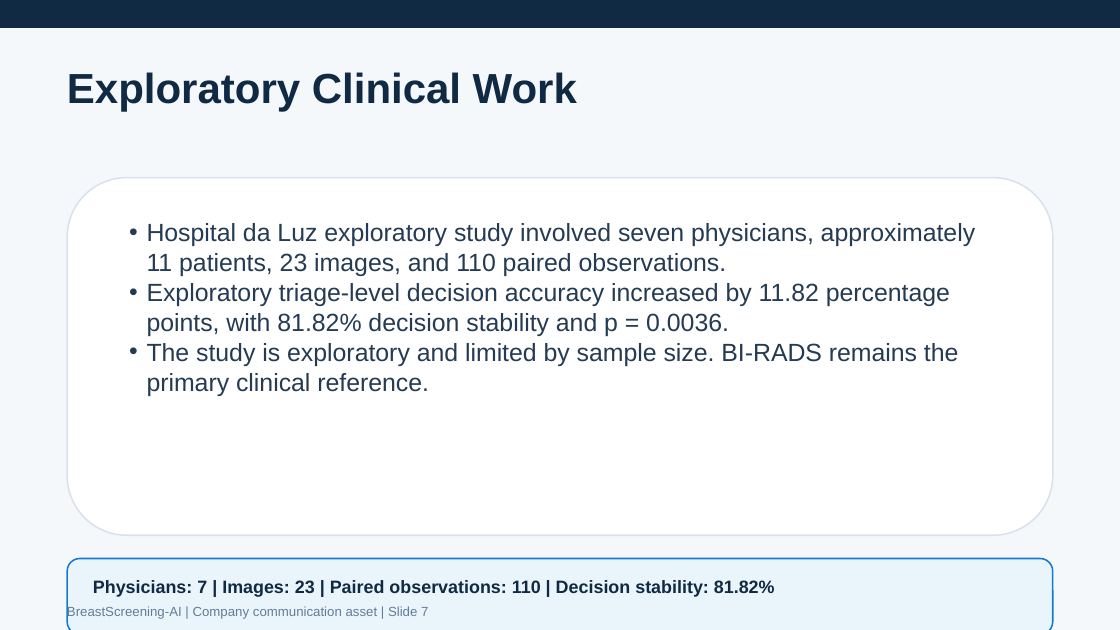
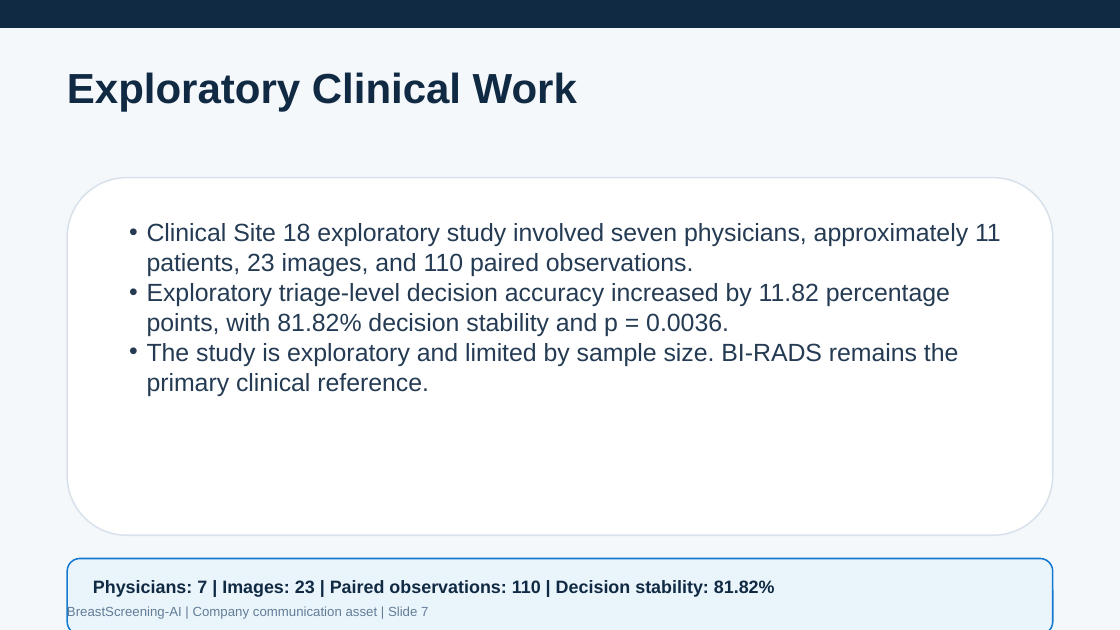
Before and after one commit to BreastScreeningAI/breastscreeningai.github.io, a slide deck: slide 7 of media/reports/generated/breastscreeningai_ir_presentation_2026.pptx. Drawn at 1120x630 pixels with LibreOffice and Linux fonts; fonts in the diff are those of the drawing. Boxes give left, top, right and bottom in pixels: in the first picture for what was removed or moved away, otherwise in the second. Text is boxed around its words. In the diff, an @@ line names an element or a change of style, - is before the commit and + after.

```diff
--- a/media/reports/generated/breastscreeningai_ir_presentation_2026.pptx
+++ b/media/reports/generated/breastscreeningai_ir_presentation_2026.pptx
@@ text in rounded rectangle at bbox=[147, 223, 1001, 276]: text changed @@
-• Hospital da Luz exploratory study involved seven physicians, approximately 11 patients, 23 images, and 110 paired observations.
+• Clinical Site 18 exploratory study involved seven physicians, approximately 11 patients, 23 images, and 110 paired observations.
```
Also in this commit, not shown: 3 other slides changed, 6 other files.
